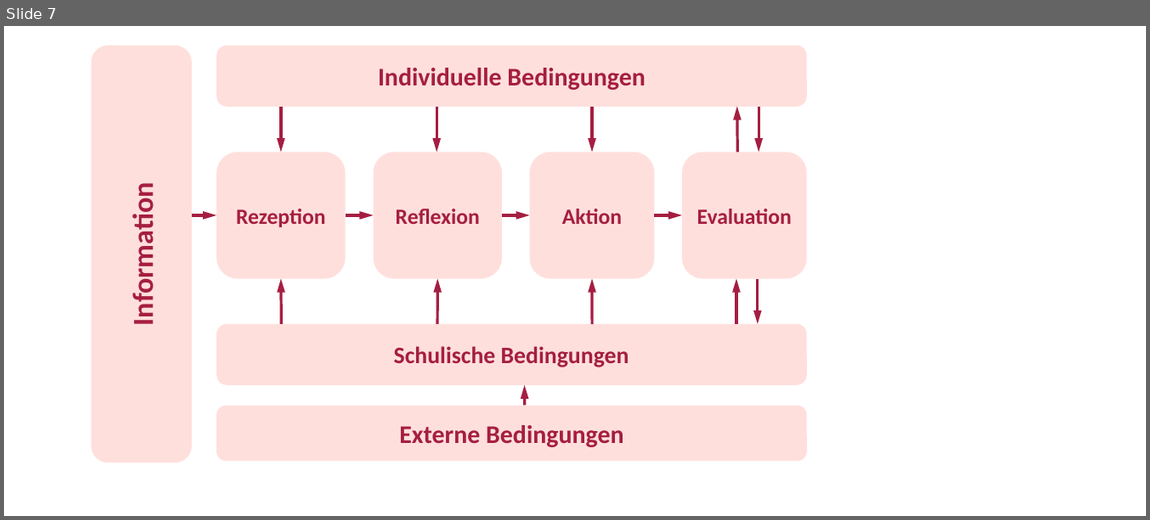
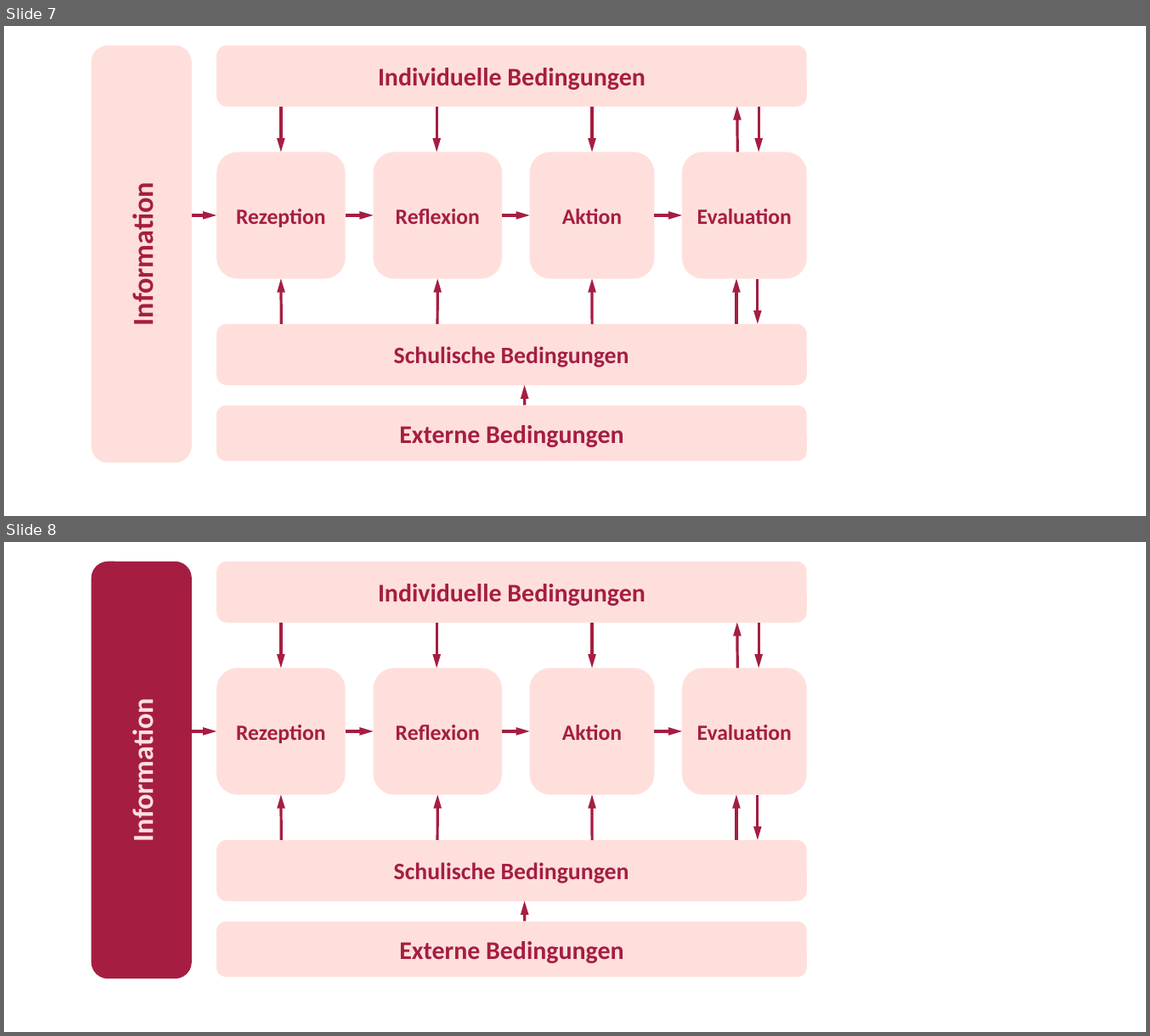
Before and after one commit to sammerk/vortrag-tue-w1, a slide deck: Img/Tabelle_Rueckmeldesysteme.pptx. Shown one above the other, each under a label of ours: slide 7 before the commit, slides 7 and 8 after it. The pictures are 1150x520 and 1150x1036 pixels, drawn with LibreOffice and Linux fonts; fonts in the diff are those of the drawing. Boxes give left, top, right and bottom in pixels: in the first picture for what was removed or moved away, otherwise in the second. Text is boxed around its words. In the diff, an @@ line names an element or a change of style, - is before the commit and + after.

```diff
--- a/Img/Tabelle_Rueckmeldesysteme.pptx
+++ b/Img/Tabelle_Rueckmeldesysteme.pptx
@@ slide 8 added at (x1=4, y1=542, x2=1146, y2=1032), background #FFFFFF @@
@@ rounded rectangle added at (x1=91, y1=562, x2=192, y2=980), fill #A51E41, 32 pt, text #FFE0DD, bold @@
+Information
@@ rounded rectangle added at (x1=216, y1=562, x2=807, y2=623), fill #FFBCB5 at 47% opacity, 28 pt, text #A51E41, bold @@
+Individuelle Bedingungen
@@ arrow added from (281, 623) to (281, 668), #A51E41 3 pt @@
@@ arrow added from (437, 623) to (437, 668), #A51E41 3 pt @@
@@ arrow added from (592, 623) to (592, 668), #A51E41 3 pt @@
@@ arrow added from (738, 668) to (737, 623), #A51E41 3 pt @@
@@ arrow added from (759, 623) to (759, 668), #A51E41 3 pt @@
@@ rounded rectangle added at (x1=216, y1=668, x2=346, y2=795), fill #FFBCB5 at 47% opacity, 24 pt, text #A51E41, bold @@
+Rezeption
@@ rounded rectangle added at (x1=374, y1=668, x2=502, y2=795), fill #FFBCB5 at 47% opacity, 24 pt, text #A51E41, bold @@
+Reflexion
@@ rounded rectangle added at (x1=530, y1=668, x2=654, y2=795), fill #FFBCB5 at 47% opacity, 24 pt, text #A51E41, bold @@
+Aktion
@@ rounded rectangle added at (x1=682, y1=668, x2=807, y2=795), fill #FFBCB5 at 47% opacity, 24 pt, text #A51E41, bold @@
+Evaluation
@@ arrow added from (192, 732) to (216, 732), #A51E41 3 pt @@
@@ arrow added from (346, 732) to (374, 732), #A51E41 3 pt @@
@@ arrow added from (502, 732) to (530, 732), #A51E41 3 pt @@
@@ arrow added from (654, 732) to (682, 732), #A51E41 3 pt @@
@@ arrow added from (281, 840) to (281, 795), #A51E41 3 pt @@
@@ arrow added from (438, 840) to (438, 795), #A51E41 3 pt @@
@@ arrow added from (592, 840) to (592, 795), #A51E41 3 pt @@
@@ arrow added from (737, 840) to (737, 795), #A51E41 3 pt @@
@@ arrow added from (758, 795) to (758, 840), #A51E41 3 pt @@
@@ rounded rectangle added at (x1=216, y1=840, x2=807, y2=902), fill #FFBCB5 at 47% opacity, 26 pt, text #A51E41, bold @@
+Schulische Bedingungen
@@ rounded rectangle added at (x1=216, y1=922, x2=807, y2=977), fill #FFBCB5 at 47% opacity, 28 pt, text #A51E41, bold @@
+Externe Bedingungen
@@ arrow added from (524, 921) to (524, 902), #A51E41 3 pt @@
```
Also in this commit, not shown: 14 other slides added, 28 other files.
